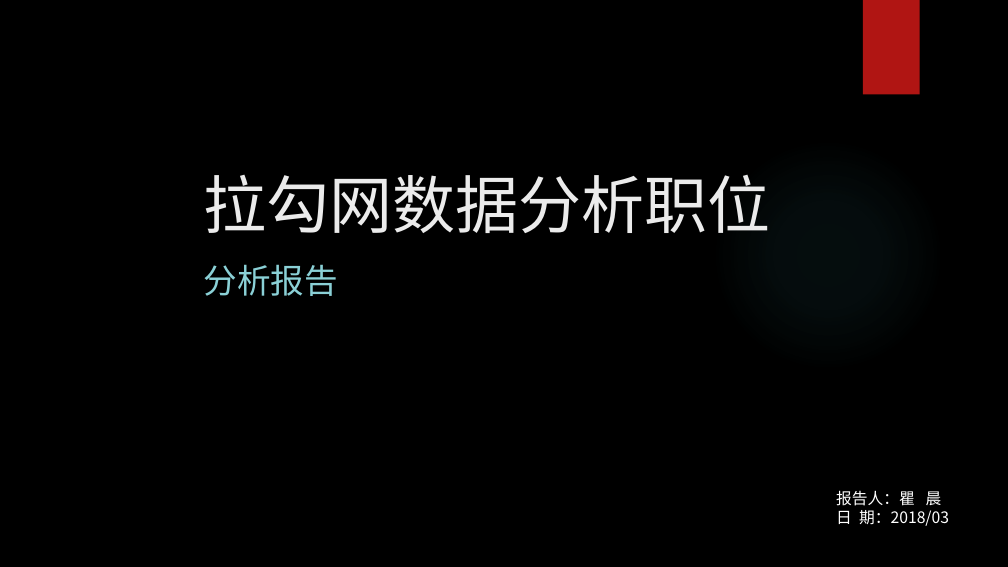
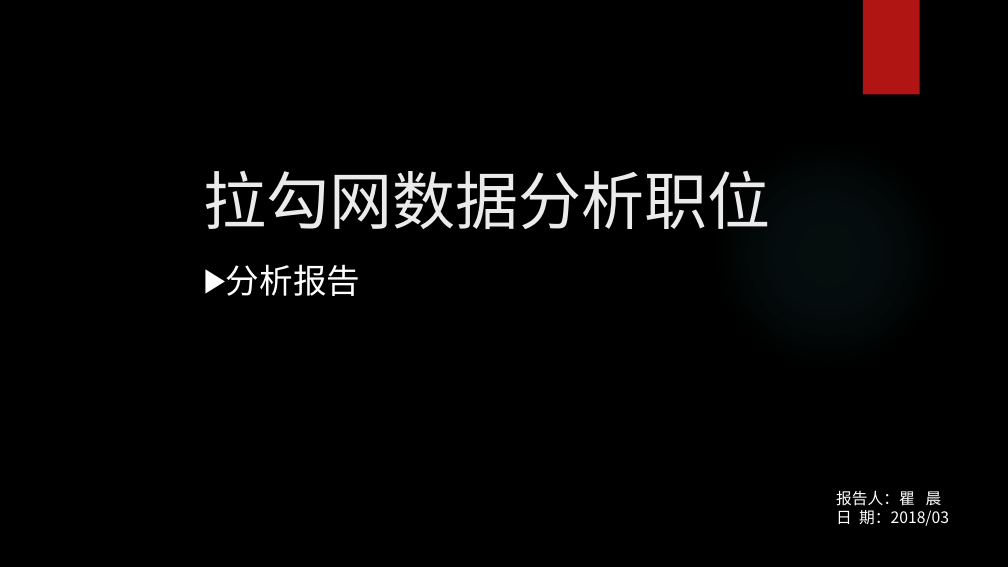
Before and after one commit to JackyQQQu/Lagou_DAposition, a slide deck: slide 1 of 数据分析报告.pptx. Drawn at 1008x567 pixels with LibreOffice and Linux fonts; fonts in the diff are those of the drawing; background and template pictures are left out. Boxes give left, top, right and bottom in pixels: in the first picture for what was removed or moved away, otherwise in the second. Text is boxed around its words. In the diff, an @@ line names an element or a change of style, - is before the commit and + after.

```diff
--- a/数据分析报告.pptx
+++ b/数据分析报告.pptx
@@ title "拉勾网数据分析职位" at (204,171,771,229): vertical alignment bottom to top @@
@@ subtitle "分析报告" at (226,264,360,296): text colour #8AD0D6 to #FFFFFF; bullet none to ▶ @@
```
Also in this commit, not shown: 3 other slides changed, 6 slides added, 1 slide removed, 1 other file.
